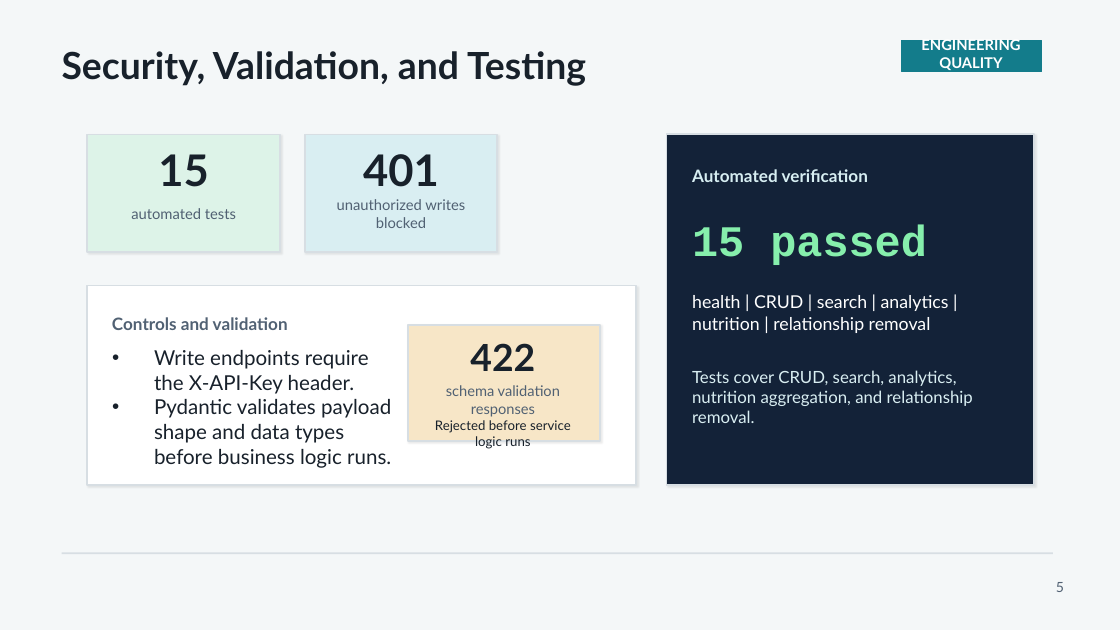
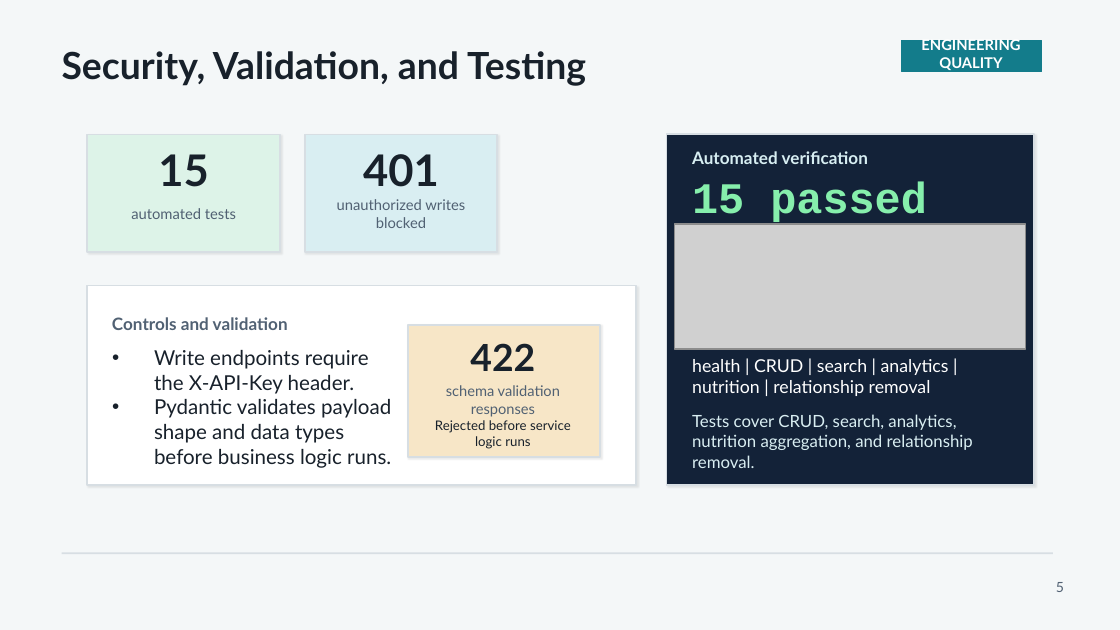
Before and after one commit to MideasternM/web-services-cw1, a slide deck: slide 5 of slides/nutrition-api-deck-updated.pptx. Drawn at 1120x630 pixels with LibreOffice and Linux fonts; fonts in the diff are those of the drawing; grey boxes stand for pictures. Boxes give left, top, right and bottom in pixels: in the first picture for what was removed or moved away, otherwise in the second. Text is boxed around its words. In the diff, an @@ line names an element or a change of style, - is before the commit and + after.

```diff
--- a/slides/nutrition-api-deck-updated.pptx
+++ b/slides/nutrition-api-deck-updated.pptx
@@ text "Automated verification": place and size @@
-text "Automated verification" at (692, 169, 868, 182)
+text "Automated verification" at (692, 151, 868, 164)
@@ text "15 passed": place and size @@
-text "15 passed" at (692, 224, 927, 265)
+text "15 passed" at (692, 181, 927, 225)
@@ picture added at (674, 224, 1025, 349) @@
@@ rectangle: place and size @@
-rectangle at (408, 325, 600, 441)
+rectangle at (408, 325, 600, 457)
@@ text "health | CRUD | search ...": place and size @@
-text "health | CRUD | search ..." at (692, 295, 949, 333)
+text "health | CRUD | search ..." at (692, 359, 949, 396)
@@ text "Tests cover CRUD, search, analytics, ...": place and size @@
-text "Tests cover CRUD, search, analytics, ..." at (692, 370, 973, 423)
+text "Tests cover CRUD, search, analytics, ..." at (692, 414, 973, 468)
```
Also in this commit, not shown: 6 other slides changed, 5 other files.
